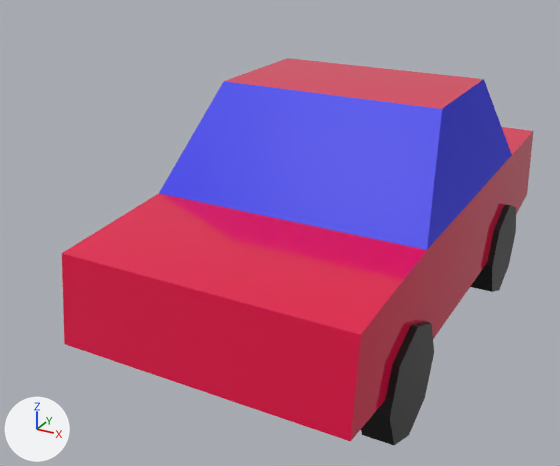
An edit to the glTF model docs/carro.gltf, drawn before and after from the same camera.
Before and after are seen from a 50 mm lens placed at (1.09, -2.47, 1.33), pointed at (-0.14, -0.23, 0.2). Arrows for +X, +Y and +Z are at lower left; the lights stay in place. Vertices at the same position are counted once.
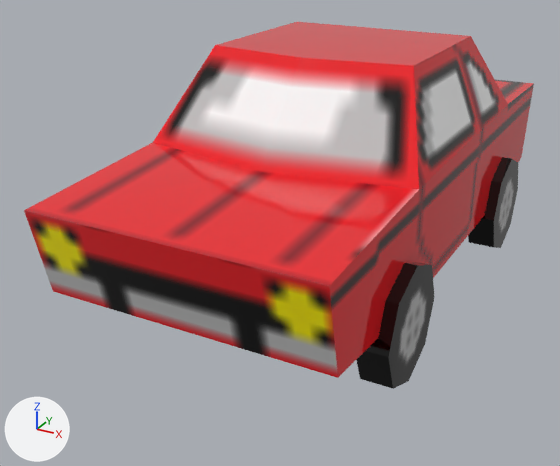
Boxes [x1, y1, x2, y2] around the edits, measured in the pictures (560 x 466 px; the box of a moved part takes in the faces that stretch with it):
'Cube', surface changed, reshaped (8% wider): before [62, 58, 533, 445]; after [24, 22, 534, 389]
part 1 of me_cube, moved or reshaped: before [470, 204, 516, 292]; after [468, 157, 518, 248]
part 2 of me_cube, moved or reshaped: before [361, 321, 434, 445]; after [356, 262, 434, 389]
part 3 of me_cube, rebuilt (8% wider, 7% shorter): before [62, 58, 533, 441]; after [24, 22, 534, 378]

The change in detail:
Picture 'tex_chev' (img_tex_chev) is new.
In material 'Material' (mat_material), base_color is no longer (0.8, 0.00392, 0.0655), pink #e70d48.
In material 'Material' (mat_material), texture is now set to img_tex_chev.
me_cube is used by ob_cube; location (0.0, 0.0, 0.0).
me_cube had 116 vertices, 182 faces and spanned x -0.48..0.51, y -1.01..0.94, z -0.19..0.72.
me_cube now has 118 vertices, 186 faces and spans x -0.5..0.5, y -1.09..0.92, z 0.0..0.86.
me_cube part 1: the loose piece of 24 vertices spanning x 0.41..0.51, y 0.29..0.67, z -0.19..0.19 is moved by (-0.01, 0.0, 0.19), in mat_material (picture img_tex_chev).
me_cube part 2: the loose piece of 24 vertices spanning x 0.41..0.51, y -0.78..-0.4, z -0.19..0.19 is moved by (-0.01, 0.0, 0.19), in mat_material (picture img_tex_chev).
me_cube part 3: the loose piece of 20 vertices spanning x -0.46..0.49, y -1.01..0.94, z 0.01..0.72 is rebuilt with 22 vertices and now spans x -0.46..0.46, y -1.09..0.92, z 0.2..0.86, in mat_material (picture img_tex_chev).
me_cube no longer uses material mat_vidro (blue #010ae7).
me_cube no longer uses material mat_pileu (black #000000).
